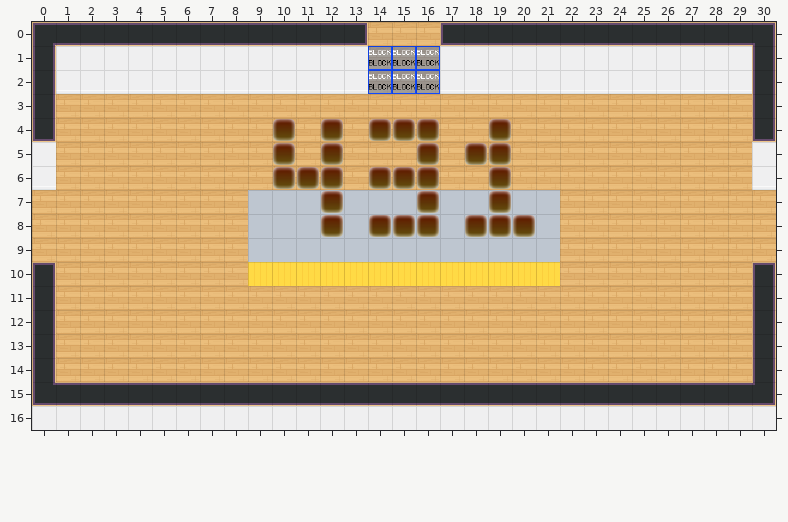
Level history. Tiled map (JSON): dist/map/431.json. This is how it looked before the edit.
Cells are 32x32 px. Shown: x 0..30, y 0..16.
And afterwards:
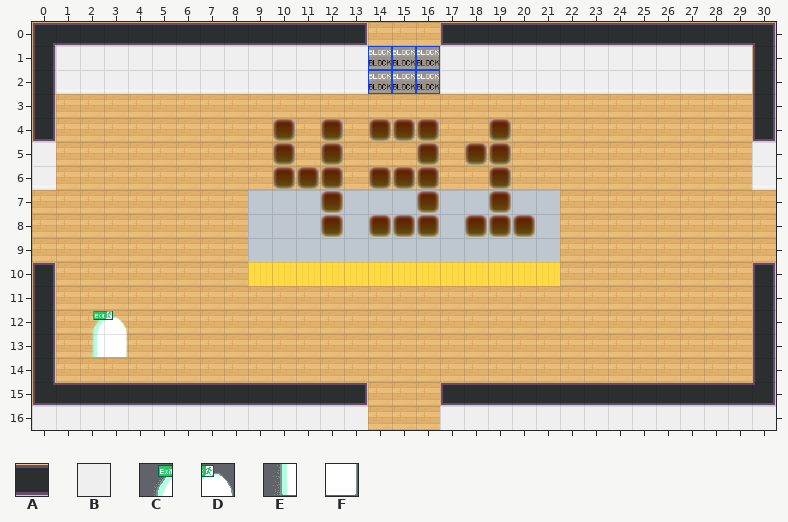
Key: from "tileset5_export": A 56, B 62; from "worldExit": C 0, D 1, E 2, F 3.
_ is an empty cell, # one hidden under a higher layer.
Tiles of an added or newly shown layer are drawn over the layers below it.
From old to new:
Layer "block-south" (now hidden):
y 15..16: x 14..16 ### -> ___
Layer "door-south" (now hidden):
y 15: x 13..17 AAAAA -> _____
y 16: x 14..16 BBB -> ___
Layer "LOBBY" (added):
y 12: x 2..3 __ -> CD
y 13: x 2..3 __ -> EF
Where, in picture pixels (left, top, right, bottom), the same in both pictures:
added: (87, 311, 127, 357)
removed: (365, 382, 443, 430)
